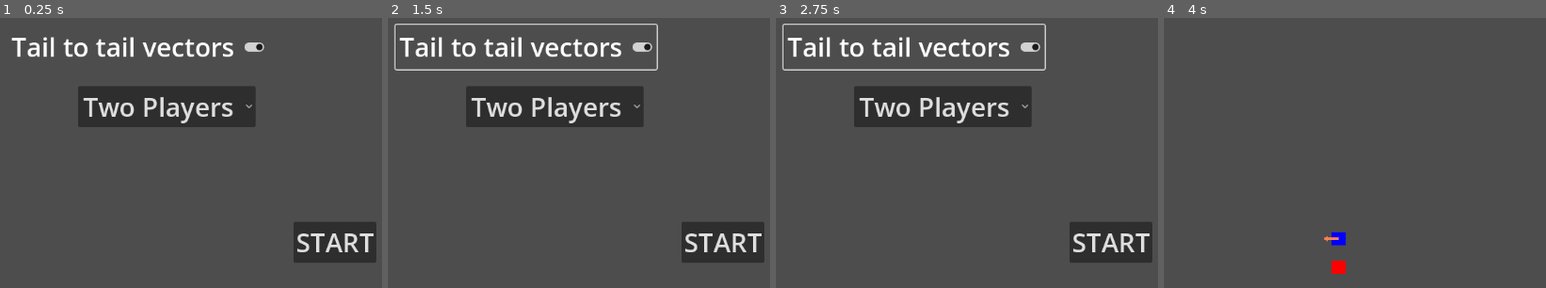
Above: before the commit, frames 1-4 (left to right).
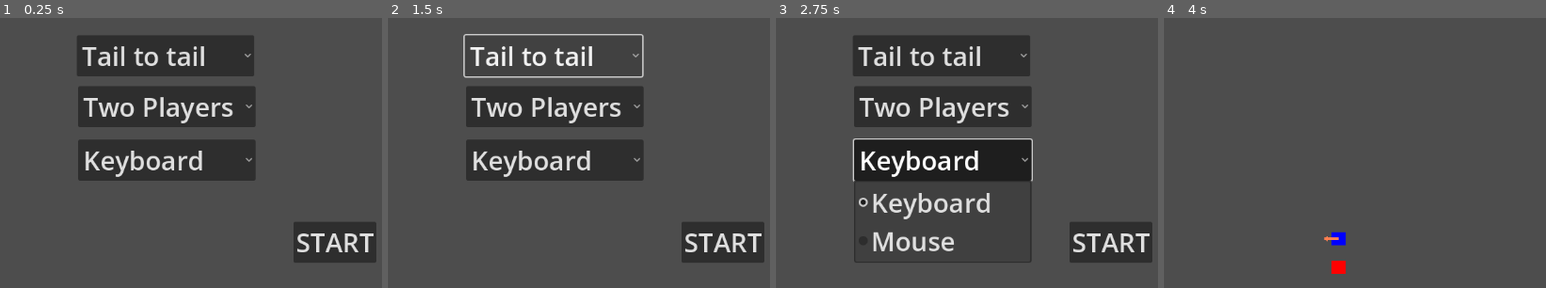
Above: after the commit, the same moments.

Repository: onegm/VectorRacing
Game: Godot game, scene res://scenes/start_page.tscn
The game is run twice, just before and just after one commit, with the same random seed, the same clock (stepped at 60 frames per second) and the same inputs. This scene is started directly instead of the project's main scene.
Inputs (mouse positions are in pixels of both pictures, inside the frame that each line leads up to):
- Up to frame 1 (0.25 s): no input
- Up to frame 2 (1.5 s): click (525, 47) at 0.5 s, where only the run before the commit has a clickable "Tail to tail vectors"; click (552, 55) at 1.25 s, where only the run after the commit has a clickable "Tail to tail"
- Up to frame 3 (2.75 s): click (944, 161) at 2 s, where only the run after the commit has a clickable "Keyboard"
- Up to frame 4 (4 s): click "START" at 2.75 s; tap Enter at 3.5 s; move the mouse to (outside the picture) at 3.52 s; tap Left (decrease_x_speed) at 3.6 s

The runs differ from the first frame. In frame 1, 14% of the frame differs, in the area x 2-70%, y 6-61%; in frame 2, 11%; in frame 3, 17%, in the area x 1-71%, y 2-91%; in frame 4, nothing differs.

Commit message:
enumifying input and vector modes

Diff:
--- a/project.godot
+++ b/project.godot
@@ -44,6 +44,7 @@
 next_move={
 "deadzone": 0.5,
 "events": [Object(InputEventKey,"resource_local_to_scene":false,"resource_name":"","device":-1,"window_id":0,"alt_pressed":false,"shift_pressed":false,"ctrl_pressed":false,"meta_pressed":false,"pressed":false,"keycode":0,"physical_keycode":32,"key_label":0,"unicode":32,"echo":false,"script":null)
+, Object(InputEventMouseButton,"resource_local_to_scene":false,"resource_name":"","device":-1,"window_id":0,"alt_pressed":false,"shift_pressed":false,"ctrl_pressed":false,"meta_pressed":false,"button_mask":0,"position":Vector2(0, 0),"global_position":Vector2(0, 0),"factor":1.0,"button_index":1,"canceled":false,"pressed":false,"double_click":false,"script":null)
 ]
 }
 reset={
--- a/scenes/start_page.tscn
+++ b/scenes/start_page.tscn
@@ -17,14 +17,18 @@
 offset_bottom = 647.0
 theme = SubResource("Theme_ps4lq")
 
-[node name="TailToTailButton" type="CheckButton" parent="Control"]
+[node name="VectorModeButton" type="OptionButton" parent="Control"]
 layout_mode = 0
-offset_left = 52.0
-offset_top = 191.0
-offset_right = 452.0
-offset_bottom = 259.0
-button_pressed = true
-text = "Tail to tail vectors"
+offset_left = 158.0
+offset_top = 207.0
+offset_right = 430.0
+offset_bottom = 270.0
+item_count = 2
+selected = 0
+popup/item_0/text = "Tail to tail"
+popup/item_0/id = 0
+popup/item_1/text = "Head to tail"
+popup/item_1/id = 1
 
 [node name="NumPlayersButton" type="OptionButton" parent="Control"]
 layout_mode = 0
@@ -39,6 +43,19 @@
 popup/item_1/text = "Two Players"
 popup/item_1/id = 1
 
+[node name="InputMethodButton" type="OptionButton" parent="Control"]
+layout_mode = 0
+offset_left = 160.0
+offset_top = 367.0
+offset_right = 432.0
+offset_bottom = 430.0
+item_count = 2
+selected = 0
+popup/item_0/text = "Keyboard"
+popup/item_0/id = 0
+popup/item_1/text = "Mouse"
+popup/item_1/id = 1
+
 [node name="StartButton" type="Button" parent="Control"]
 layout_mode = 0
 offset_left = 490.0
--- a/scripts/game.gd
+++ b/scripts/game.gd
@@ -1,17 +1,20 @@
 extends Node
 
 const TILE_SIZE = 22
-var tail_to_tail_mode = true
+enum INPUT_METHOD {KEYBOARD, MOUSE}
+enum VECTOR_MODE {TAIL_TO_TAIL, HEAD_TO_TAIL}
+
+var vector_mode : VECTOR_MODE = VECTOR_MODE.TAIL_TO_TAIL
 var num_of_players = 2
-var input_mode = true
+var input_mode : INPUT_METHOD = INPUT_METHOD.KEYBOARD
+
 
 func set_num_players(num : int):
 	num_of_players = num
 	print(num)
 
-func set_tail_to_tail_mode(mode : bool):
-	tail_to_tail_mode = mode
-	print(mode)
+func set_vector_mode(mode : VECTOR_MODE):
+	vector_mode = mode
 
-func set_input_mode(mode : bool):
+func set_input_method(mode : INPUT_METHOD):
 	input_mode = mode
--- a/scripts/input_manager.gd
+++ b/scripts/input_manager.gd
@@ -1,12 +1,13 @@
 extends Node2D
 
-@onready var keyboard_mode = Game.input_mode
+@onready var input_mode = Game.input_mode
+
 var x_change = 0
 var y_change = 0
 var result = []
 
 func read_input(racer_global_position : Vector2):
-	if keyboard_mode:
+	if input_mode == Game.INPUT_METHOD.KEYBOARD:
 		read_keyboard_input()
 	else:
 		read_mouse_input(racer_global_position)
--- a/scripts/motion_vectors.gd
+++ b/scripts/motion_vectors.gd
@@ -5,7 +5,7 @@
 
 const ARROW_HEAD_SCALE = Game.TILE_SIZE / 5.0
 
-@onready var is_tail_to_tail = Game.tail_to_tail_mode
+@onready var vector_mode = Game.vector_mode
 
 func set_new_velocity(new_velocity : Vector2):
 	velocity = new_velocity
@@ -20,7 +20,7 @@
 	redraw_vector(velocity, Color.WHITE)
 
 	var offset = Vector2.ZERO
-	if !is_tail_to_tail:
+	if vector_mode == Game.VECTOR_MODE.HEAD_TO_TAIL:
 		offset = velocity
 	redraw_vector(acceleration, Color.CORAL, offset)
 
--- a/scripts/start_page.gd
+++ b/scripts/start_page.gd
@@ -1,23 +1,37 @@
 extends Node2D
 
-@onready var tail_mode_button = $Control/TailToTailButton
+@onready var vector_mode_button = $Control/VectorModeButton
 @onready var num_players_button = $Control/NumPlayersButton
 @onready var start_button = $Control/StartButton
+@onready var input_method_button = $Control/InputMethodButton
 
 @export var level : PackedScene = null
 
 func _ready():
-	tail_mode_button.toggled.connect(on_tail_mode_toggled)
+	vector_mode_button.item_selected.connect(on_vector_mode_selected)
 	num_players_button.item_selected.connect(on_num_players_selected)
+	input_method_button.item_selected.connect(on_input_method_selected)
 	start_button.pressed.connect(on_start_button_pressed)
 
+func on_vector_mode_selected(mode_idx):
+	if(mode_idx == 0):
+		Game.set_vector_mode(Game.VECTOR_MODE.TAIL_TO_TAIL)
+	elif mode_idx == 1:
+		Game.set_vector_mode(Game.VECTOR_MODE.HEAD_TO_TAIL)
+	else:
+		push_error("Invalid vector mode selected")
 
-func on_tail_mode_toggled(mode):
-	Game.set_tail_to_tail_mode(mode)
 
 func on_num_players_selected(index):
 	Game.set_num_players(index+1)
 
+func on_input_method_selected(method_idx):
+	if method_idx == 0:
+		Game.set_input_method(Game.INPUT_METHOD.KEYBOARD)
+	elif method_idx == 1:
+		Game.set_input_method(Game.INPUT_METHOD.MOUSE)
+	else:
+		push_error("Invalid input method selected")
 
 func on_start_button_pressed():
 	get_tree().change_scene_to_packed(level)
